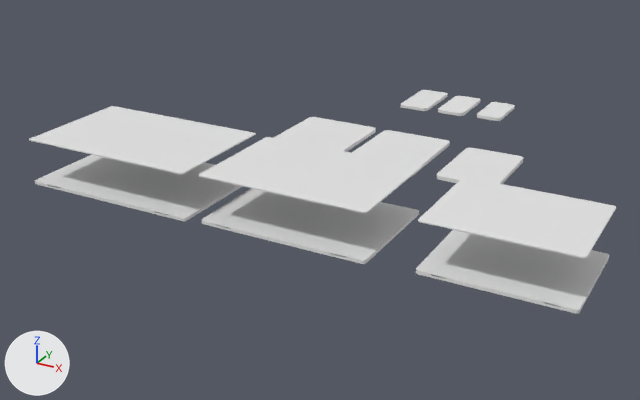
The Blender file Proyecto/design/design/ProductsDesign.blend, before and after one commit.
Camera for both pictures: a 50 mm lens placed at (0.763, -1.752, 0.714), pointed at (-0.117, -0.154, -0.085). Every picture has the same lights, and +X, +Y and +Z are marked at lower left.

The first picture shows 'Laptop Max', 'Laptop Mini', 'Laptop Normal', 'Phone Max', 'Phone Mini', 'Phone Normal', 'Tablet Max', 'Tablet Mini', 'Tablet Normal'.
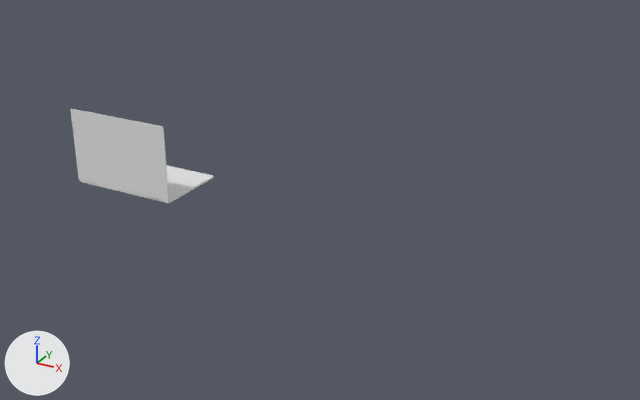
Changed parts and their boxes [x1, y1, x2, y2] in the pictures (640 x 400 px):
'Laptop Mini', hidden: before [416, 177, 616, 314]
'Laptop Normal', hidden: before [199, 137, 421, 264]
'Laptop Max', reshaped, rescaled (36% narrower, 18% shorter): before [29, 106, 256, 221]; after [70, 109, 214, 203]
'Tablet Normal', hidden: before [352, 130, 450, 177]
'Tablet Max', hidden: before [274, 117, 376, 152]
'Tablet Mini', hidden: before [437, 148, 523, 184]
'Phone Max', hidden: before [400, 90, 448, 111]
'Phone Normal', hidden: before [438, 96, 481, 116]
'Phone Mini', hidden: before [477, 102, 515, 121]
part 1 of me_cube_017, deleted: before [29, 106, 256, 174]
part 2 of me_cube_017, built on: before [36, 176, 236, 219]; after [70, 109, 213, 202]

Edits to the bpy script that builds the scene:
```text
Change me_cube_017:
    used by ob_laptop_max; location = (-0.4, -0.4, 0.0)
    remove me_cube_017.from_pydata(...)  # 456 vertices, 358 faces, 2 loose edges; spans x -0.196..0.196, y -0.13..0.13, z -0.005..0.095
    add me_cube_017.from_pydata(...)  # 452 vertices, 358 faces; spans x -0.196..0.196, y -0.131..0.13, z -0.005..0.262
    me_cube_017 part 1: the loose piece of 228 vertices spanning x -0.196..0.196, y -0.13..0.13, z 0.092..0.095 is deleted
    me_cube_017 part 2
    4 vertices are removed from x -0.156..0.156, y -0.13, z 0.002
    9 faces are deleted
    2 loose edges are deleted
    4 vertices move within x -0.156..0.156, y -0.13, z 0.002
    180 vertices are added at x -0.196..0.196, y -0.131..-0.128, z 0.003..0.262
    6 new vertices lie (0.035, 0.0, 0.0) away from vertices in x -0.122..0.156, y -0.129..-0.128, z 0.003
    9 new vertices lie (-0.035, 0.0, 0.0) away from vertices in x 0.087, y -0.13..-0.128, z 0.003
    10 new vertices lie (-0.035, 0.0, 0.0) away from vertices in x 0.052, y -0.13..-0.128, z 0.003
    11 new vertices lie (-0.034, 0.0, 0.0) away from vertices in x 0.017, y -0.13..-0.128, z 0.003
    12 new vertices lie (-0.035, 0.0, 0.0) away from vertices in x -0.017, y -0.131..-0.128, z 0.003
    168 new faces join them
Change ob_tablet_normal:
    add ob_tablet_normal.hide_set(True)
Change ob_tablet_max:
    add ob_tablet_max.hide_set(True)
Change ob_tablet_mini:
    add ob_tablet_mini.hide_set(True)
Change ob_phone_normal:
    add ob_phone_normal.hide_set(True)
Change ob_phone_max:
    add ob_phone_max.hide_set(True)
Change ob_phone_mini:
    add ob_phone_mini.hide_set(True)
Change ob_laptop_normal:
    add ob_laptop_normal.hide_set(True)
Change ob_laptop_max:
    ob_laptop_max.scale: (1.0, 1.0, 1.0) -> (0.603, 0.603, 0.603)
Change ob_laptop_mini:
    add ob_laptop_mini.hide_set(True)
```
